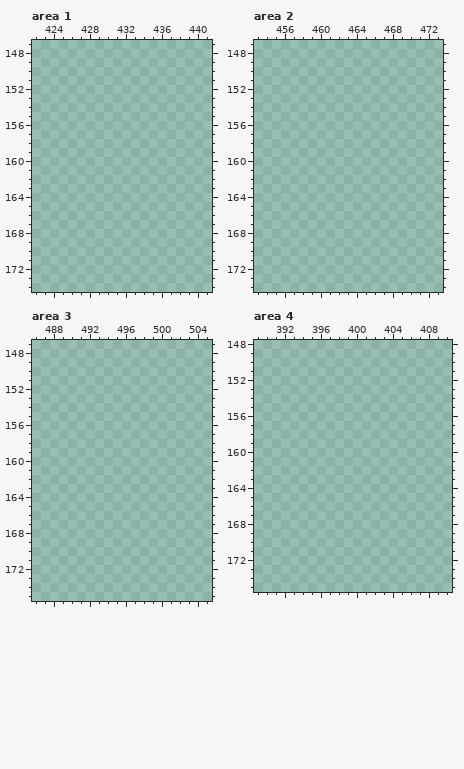
Edited in one commit: pixel-art file (Game_House_asets.aseprite). Above is the file before it was changed.
889x1000 pixels, 1 frame. Colours within 5 levels of each other are drawn and written as one. Shown: area 1: x 422..441, y 147..174; area 2: x 453..473, y 147..174; area 3: x 486..505, y 147..175; area 4: x 389..410, y 148..175. The commit also changed other parts of the picture, which this record leaves out.
Now the later version:
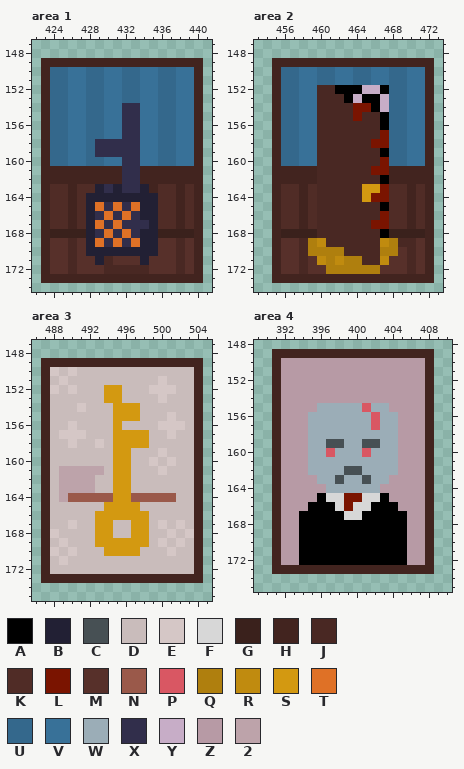
Palette (. is transparent): A #000000  B #222034  C #475054  D #c9bcbb  E #d5c7c6  F #d7d7d7  G #3a211c  H #42241f  J #492823  K #502c26  L #7a1400  M #57302a  N #9a594a  P #d95763  Q #af7f0e  R #c08b0f  S #d39911  T #df7126  U #34688c  V #387198  W #9badb7  X #312e4b  Y #c7adc7  Z #b79aa5  2 #bda3aa
Edits made:
--- area 1
@@ x 422..441 @@
 148 ....................
-149 ....................
-150 ....................
-151 ....................
-152 ....................
-153 ....................
-154 ....................
-155 ....................
-156 ....................
-157 ....................
-158 ....................
-159 ....................
-160 ....................
-161 ....................
-162 ....................
-163 ....................
-164 ....................
-165 ....................
-166 ....................
-167 ....................
-168 ....................
-169 ....................
-170 ....................
-171 ....................
-172 ....................
-173 ....................
+149 .HHHHHHHHHHHHHHHHHH.
+150 .HUUVVUUVVUUVVUUVVH.
+151 .HUUVVUUVVUUVVUUVVH.
+152 .HUUVVUUVVUUVVUUVVH.
+153 .HUUVVUUVVUUVVUUVVH.
+154 .HUUVVUUVVXXVVUUVVH.
+155 .HUUVVUUVVXXVVUUVVH.
+156 .HUUVVUUVVXXVVUUVVH.
+157 .HUUVVUUVVXXVVUUVVH.
+158 .HUUVVUXXXXXVVUUVVH.
+159 .HUUVVUXXXXXVVUUVVH.
+160 .HUUVVUUVVXXVVUUVVH.
+161 .HHHHHHHHHXXHHHHHHH.
+162 .HHHHHHHHHXXHHHHHHH.
+163 .HKKHKKBXBXXBHKKHKH.
+164 .HKKHKBBBBBBBBKKHKH.
+165 .HKKHKBTXTXTBBKKHKH.
+166 .HKKHKBXTXTXBBKKHKH.
+167 .HKKHKBTXTXXXBKKHKH.
+168 .HGGGGBXTXTXBBGGGGH.
+169 .HMMJMBTXTXTBBMMJMH.
+170 .HMMJMBBBBBBBBMMJMH.
+171 .HMMJMMBJMMMBMMMJMH.
+172 .HMMJMMMJJJJJMMMJMH.
+173 .HHHHHHHHHHHHHHHHHH.
 174 ....................
--- area 2
@@ x 453..473 @@
 148 .....................
-149 .....................
-150 .....................
-151 .....................
-152 .....................
-153 .....................
-154 .....................
-155 .....................
-156 .....................
-157 .....................
-158 .....................
-159 .....................
-160 .....................
-161 .....................
-162 .....................
-163 .....................
-164 .....................
-165 .....................
-166 .....................
-167 .....................
-168 .....................
-169 .....................
-170 .....................
-171 .....................
-172 .....................
-173 .....................
+149 ..HHHHHHHHHHHHHHHHHH.
+150 ..HUUVVUUVVUUVVUUVVH.
+151 ..HUUVVUUVVUUVVUUVVH.
+152 ..HUUVVJJAAAYYAUUVVH.
+153 ..HUUVVJJJAYAAYUUVVH.
+154 ..HUUVVJJJJLLAYUUVVH.
+155 ..HUUVVJJJJLJJAUUVVH.
+156 ..HUUVVJJJJJJJAUUVVH.
+157 ..HUUVVJJJJJJJLUUVVH.
+158 ..HUUVVJJJJJJLLUUVVH.
+159 ..HUUVVJJJJJJJAUUVVH.
+160 ..HUUVVJJJJJJJLUUVVH.
+161 ..HHHHHJJJJJJLLHHHHH.
+162 ..HHHHHJJJJJJJAHHHHH.
+163 ..HKKHKJJJJJSSLKKHKH.
+164 ..HKKHKJJJJJSLLKKHKH.
+165 ..HKKHKJJJJJJJAKKHKH.
+166 ..HKKHKJJJJJJJLKKHKH.
+167 ..HKKHKJJJJJJLLKKHKH.
+168 ..HGGGGJJJJJJJAGGGGH.
+169 ..HMMJQRJJJJJJRQJJMH.
+170 ..HMMJQQQQJJJJQQMJMH.
+171 ..HMMJMRQRQQJJRMMJMH.
+172 ..HMMJMMQQQQQQMMMJMH.
+173 ..HHHHHHHHHHHHHHHHHH.
 174 .....................
--- area 3
@@ x 486..505 @@
 148 ....................
-149 ....................
-150 ....................
-151 ....................
-152 ....................
-153 ....................
-154 ....................
-155 ....................
-156 ....................
-157 ....................
-158 ....................
-159 ....................
-160 ....................
-161 ....................
-162 ....................
-163 ....................
-164 ....................
-165 ....................
-166 ....................
-167 ....................
-168 ....................
-169 ....................
-170 ....................
-171 ....................
-172 ....................
-173 ....................
+149 .HHHHHHHHHHHHHHHHHH.
+150 .HEDEDDDDDDDDDDDDDH.
+151 .HDEDDDDDDDDDDEDDDH.
+152 .HEDEDDDSSDDDEEEDDH.
+153 .HDDDDDDSSDDDDEDDDH.
+154 .HDDDEDDDSSSDDDDDDH.
+155 .HDDDDDDDSSSDDDEDDH.
+156 .HDDEDDDDSDDDDEEEDH.
+157 .HDEEEDDDSSSSDDEDDH.
+158 .HDDEDDEDSSSSDDDDDH.
+159 .HDDDDDDDSSDDDEDDDH.
+160 .HDDDDDDDSSDDEDEDDH.
+161 .HD22222DSSDDDEDDDH.
+162 .HD2222DDSSDDDDDDDH.
+163 .HD2222DDSSDDDDDDDH.
+164 .HD2NNNNNSSNNNNNDDH.
+165 .HDDDDDDSSSSDDDDDDH.
+166 .HDDDDDSSSSSSDDDDDH.
+167 .HDDEDDSSDDSSDEDEDH.
+168 .HEDDDDSSDDSSDDEDEH.
+169 .HDEDDDSSSSSSDEDEDH.
+170 .HEDEDDDSSSSDDDEDDH.
+171 .HDEDDDDDDDDDDDDDDH.
+172 .HDDDDDDDDDDDDDDDDH.
+173 .HHHHHHHHHHHHHHHHHH.
 174 ....................
--- area 4
@@ x 389..410 @@
 148 ......................
-149 ......................
-150 ......................
-151 ......................
-152 ......................
-153 ......................
-154 ......................
-155 ......................
-156 ......................
-157 ......................
-158 ......................
-159 ......................
-160 ......................
-161 ......................
-162 ......................
-163 ......................
-164 ......................
-165 ......................
-166 ......................
-167 ......................
-168 ......................
-169 ......................
-170 ......................
-171 ......................
-172 ......................
-173 ......................
+149 ..HHHHHHHHHHHHHHHHHH..
+150 ..HZZZZZZZZZZZZZZZZH..
+151 ..HZZZZZZZZZZZZZZZZH..
+152 ..HZZZZZZZZZZZZZZZZH..
+153 ..HZZZZZZZZZZZZZZZZH..
+154 ..HZZZZZZZZZZZZZZZZH..
+155 ..HZZZZWWWWWPWWZZZZH..
+156 ..HZZZWWWWWWWPWWZZZH..
+157 ..HZZZWWWWWWWPWWZZZH..
+158 ..HZZZWWWWWWWWWWZZZH..
+159 ..HZZZWWCCWWCCWWZZZH..
+160 ..HZZZWWPWWWPWWWZZZH..
+161 ..HZZZWWWWWWWWWWZZZH..
+162 ..HZZZWWWWCCWWWWZZZH..
+163 ..HZZZZWWCWWCWWZZZZH..
+164 ..HZZZZZWWWWWWZZZZZH..
+165 ..HZZZZAFFLLFFAZZZZH..
+166 ..HZZZAAAFLFFAAAZZZH..
+167 ..HZZAAAAAFFAAAAAZZH..
+168 ..HZZAAAAAAAAAAAAZZH..
+169 ..HZZAAAAAAAAAAAAZZH..
+170 ..HZZAAAAAAAAAAAAZZH..
+171 ..HZZAAAAAAAAAAAAZZH..
+172 ..HZZAAAAAAAAAAAAZZH..
+173 ..HHHHHHHHHHHHHHHHHH..
 174 ......................
